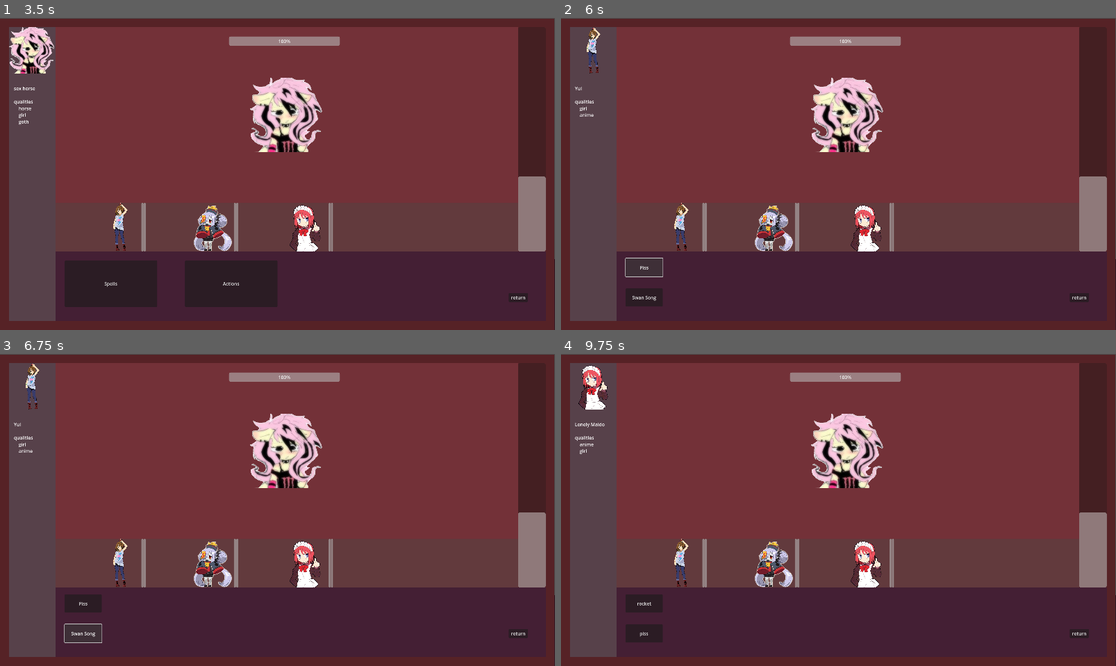
Above: before the commit, frames 1-4 (two rows, left to right).
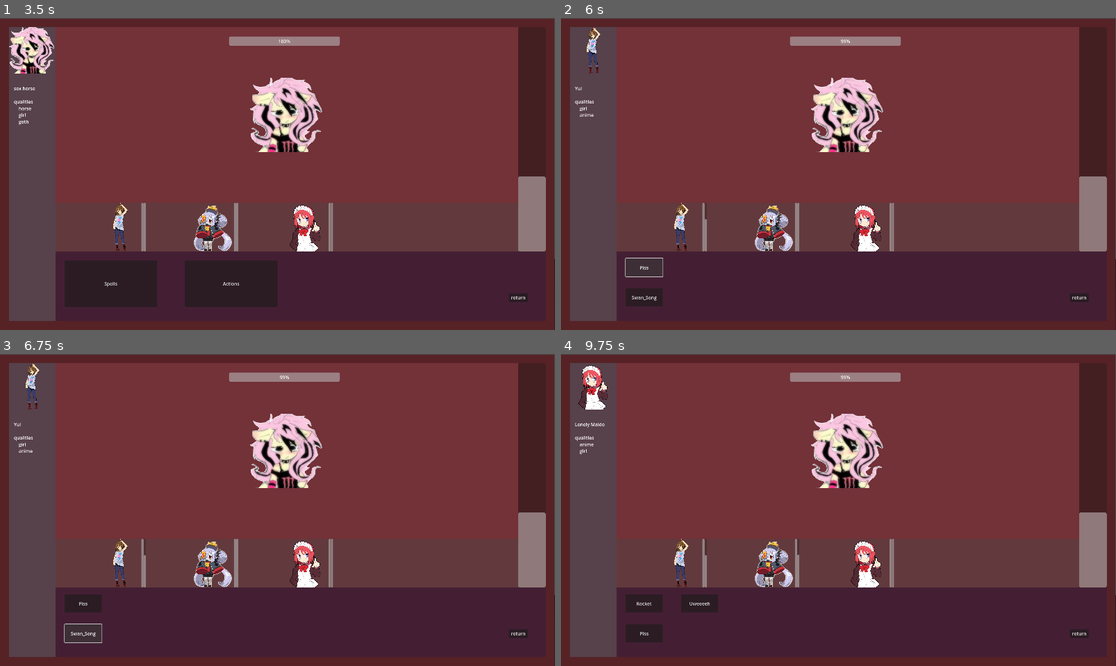
Above: after the commit, the same moments.

Repository: imo-code/Xult
Game: Godot game, scene res://tscn/controller.tscn
Same seed, same stepped clock (60 frames per second), same inputs: the game is played once before the commit and once after it.
Inputs (mouse positions are in pixels of both pictures, inside the frame that each line leads up to):
- Up to frame 1 (3.5 s): click "goto battle" at 0.5 s; click "goto dungeon" at 1.25 s; click "check party" at 2 s; tap Enter at 2.75 s; hold Up (ui_up) from 2.78 s (still down)
- Up to frame 2 (6 s): release Up (ui_up) at 3.5 s; click "Spells" at 3.5 s; click (849, 114) at 4.25 s; click (683, 227) at 5 s; click "Piss" at 5.75 s
- Up to frame 3 (6.75 s): click "Swan Song" (after the commit: "Swan_Song") at 6.5 s
- Up to frame 4 (9.75 s): click (771, 563) at 7.25 s; click "vomit" (after the commit: "Piss") at 8 s; click "piss" (after the commit: "Vomit") at 8.75 s; click (866, 563) at 9.5 s

Frame 1 is identical in both runs. In frame 2, less than 0.1% of the frame differs, in the area x 12-53%, y 6-91%; in frame 3, less than 0.1%; in frame 4, 0.5%, in the area x 13-62%, y 6-91%.

Commit message:
b11 : make spells work

Diff:
--- /dev/null
+++ b/Global.gd
@@ -0,0 +1,13 @@
+extends Node
+
+
+enum Spell_Enum {
+	Piss = 0,
+	Vore = 1,
+	Fard = 2,
+	Uweeeeh = 3,
+	Rocket = 4,
+	Vomit = 5,
+	Swan_Song = 6,
+
+}
--- /dev/null
+++ b/Spells.gd
@@ -0,0 +1,27 @@
+extends Node
+class_name Spells
+
+
+
+static func cast_spell(my_party : Party, enemy_party : Party, caster : Unit, target : Unit,
+						spell : Global.Spell_Enum):
+
+	match spell:
+		Global.Spell_Enum.Piss:
+			if (caster.manah <= 0):
+				return
+			print(caster.title + " is pissing on " + target.title + "\n")
+			caster.manah = caster.manah * 2 / 3
+			print("   " + caster.title + " has " + str(caster.manah) + "/" + str(caster.max_manah) + " mnha")
+			target.c_hp -= 1
+			print("   " + target.title + " has " + str(target.c_hp) + "/" + str(target.max_hp) + " hp")
+		Global.Spell_Enum.Rocket:
+			if (caster.c_hp <= 0):
+				return
+			print(caster.title + " launches a rocket at " + target.title + "\n")
+			caster.c_hp -= 100
+			print("   " + caster.title + " has " + str(caster.c_hp) + "/" + str(caster.max_hp) + " hp")
+			target.c_hp -= 100
+			print("   " + target.title + " has " + str(target.c_hp) + "/" + str(target.max_hp) + " hp")
+		_:
+			print("spell not found")
--- a/project.godot
+++ b/project.godot
@@ -15,6 +15,10 @@
 config/features=PackedStringArray("4.0", "Forward Plus")
 config/icon="res://icon.svg"
 
+[autoload]
+
+Global="*res://Global.gd"
+
 [display]
 
 window/size/viewport_width=1920
--- /dev/null
+++ b/resources/Units.d/flutter.tres
@@ -0,0 +1,17 @@
+[gd_resource type="Resource" script_class="Unit" load_steps=3 format=3 uid="uid://dwjpadobehv4d"]
+
+[ext_resource type="Script" path="res://resources/unit.gd" id="1_j4ahc"]
+[ext_resource type="Texture2D" uid="uid://o4gk6tvol2vy" path="res://art/flutter.png" id="6_8ow3d"]
+
+[resource]
+script = ExtResource("1_j4ahc")
+title = "sex horse"
+max_hp = 999
+c_hp = 999
+max_manah = 999
+manah = 999
+is_mine = false
+tags = ["horse", "girl", "goth"]
+spells = [0, 5, 1, 3]
+actions = ["attack", "defend"]
+tex = ExtResource("6_8ow3d")
--- /dev/null
+++ b/resources/Units.d/histui.tres
@@ -0,0 +1,17 @@
+[gd_resource type="Resource" script_class="Unit" load_steps=3 format=3 uid="uid://crd7svkfnkg72"]
+
+[ext_resource type="Script" path="res://resources/unit.gd" id="1_pegfe"]
+[ext_resource type="Texture2D" uid="uid://2p6muvwkar1i" path="res://art/hitsui.png" id="4_7abdx"]
+
+[resource]
+script = ExtResource("1_pegfe")
+title = "Lonely Maido"
+max_hp = 700
+c_hp = 700
+max_manah = 10
+manah = 10
+is_mine = true
+tags = ["anime", "girl"]
+spells = [4, 0, 3]
+actions = ["chair"]
+tex = ExtResource("4_7abdx")
--- /dev/null
+++ b/resources/Units.d/undead.tres
@@ -0,0 +1,17 @@
+[gd_resource type="Resource" script_class="Unit" load_steps=3 format=3 uid="uid://1i0knfpuxewb"]
+
+[ext_resource type="Script" path="res://resources/unit.gd" id="1_8ab43"]
+[ext_resource type="Texture2D" uid="uid://dlakg8icdjojg" path="res://art/zomb.png" id="4_ayi65"]
+
+[resource]
+script = ExtResource("1_8ab43")
+title = "Undead"
+max_hp = 1
+c_hp = 1
+max_manah = 999
+manah = 999
+is_mine = true
+tags = ["undead", "anime", "girl"]
+spells = [0, 5]
+actions = ["bite"]
+tex = ExtResource("4_ayi65")
--- /dev/null
+++ b/resources/Units.d/yui.tres
@@ -0,0 +1,17 @@
+[gd_resource type="Resource" script_class="Unit" load_steps=3 format=3 uid="uid://6hjuqepvfqlj"]
+
+[ext_resource type="Script" path="res://resources/unit.gd" id="1_7dwe8"]
+[ext_resource type="Texture2D" uid="uid://dgrscsfpc81bw" path="res://art/yui.png" id="4_28lt3"]
+
+[resource]
+script = ExtResource("1_7dwe8")
+title = "Yui"
+max_hp = 100
+c_hp = 100
+max_manah = 100
+manah = 100
+is_mine = true
+tags = ["girl", "anime"]
+spells = [0, 6]
+actions = ["stomp"]
+tex = ExtResource("4_28lt3")
--- a/resources/Units/flutter.tres
+++ /dev/null
@@ -1,17 +0,0 @@
-[gd_resource type="Resource" script_class="Unit" load_steps=3 format=3 uid="uid://dwjpadobehv4d"]
-
-[ext_resource type="Script" path="res://resources/unit.gd" id="1_w8kk7"]
-[ext_resource type="Texture2D" uid="uid://o4gk6tvol2vy" path="res://art/flutter.png" id="2_wuh5q"]
-
-[resource]
-script = ExtResource("1_w8kk7")
-title = "sex horse"
-max_hp = 999
-c_hp = 999
-max_manah = 999
-manah = 999
-is_mine = false
-tags = ["horse", "girl", "goth"]
-spells = ["piss", "vore", "fard", "uweeeeh"]
-actions = ["attack", "defend"]
-tex = ExtResource("2_wuh5q")
--- a/resources/Units/histui.tres
+++ /dev/null
@@ -1,17 +0,0 @@
-[gd_resource type="Resource" script_class="Unit" load_steps=3 format=3 uid="uid://crd7svkfnkg72"]
-
-[ext_resource type="Script" path="res://resources/unit.gd" id="1_mlxdt"]
-[ext_resource type="Texture2D" uid="uid://2p6muvwkar1i" path="res://art/hitsui.png" id="2_vw8qa"]
-
-[resource]
-script = ExtResource("1_mlxdt")
-title = "Lonely Maido"
-max_hp = 700
-c_hp = 700
-max_manah = 0
-manah = 10
-is_mine = true
-tags = ["anime", "girl"]
-spells = ["rocket", "piss"]
-actions = ["chair"]
-tex = ExtResource("2_vw8qa")
--- a/resources/Units/undead.tres
+++ /dev/null
@@ -1,17 +0,0 @@
-[gd_resource type="Resource" script_class="Unit" load_steps=3 format=3 uid="uid://1i0knfpuxewb"]
-
-[ext_resource type="Script" path="res://resources/unit.gd" id="1_s1jy1"]
-[ext_resource type="Texture2D" uid="uid://dlakg8icdjojg" path="res://art/zomb.png" id="2_3qnyg"]
-
-[resource]
-script = ExtResource("1_s1jy1")
-title = "Undead"
-max_hp = 1
-c_hp = 1
-max_manah = 0
-manah = 999
-is_mine = true
-tags = ["undead", "anime", "girl"]
-spells = ["vomit", "piss"]
-actions = ["bite"]
-tex = ExtResource("2_3qnyg")
--- a/resources/Units/yui.tres
+++ /dev/null
@@ -1,17 +0,0 @@
-[gd_resource type="Resource" script_class="Unit" load_steps=3 format=3 uid="uid://6hjuqepvfqlj"]
-
-[ext_resource type="Script" path="res://resources/unit.gd" id="1_x4fsx"]
-[ext_resource type="Texture2D" uid="uid://dgrscsfpc81bw" path="res://art/yui.png" id="2_lx45i"]
-
-[resource]
-script = ExtResource("1_x4fsx")
-title = "Yui"
-max_hp = 100
-c_hp = 100
-max_manah = 0
-manah = 100
-is_mine = true
-tags = ["girl", "anime"]
-spells = ["Piss", "Swan Song"]
-actions = ["stomp"]
-tex = ExtResource("2_lx45i")
--- a/resources/enemies_example.tres
+++ b/resources/enemies_example.tres
@@ -1,7 +1,7 @@
-[gd_resource type="Resource" script_class="Party" load_steps=3 format=3 uid="uid://bud7wpeidqxkl"]
+[gd_resource type="Resource" script_class="Party" load_steps=3 format=3]
 
 [ext_resource type="Script" path="res://resources/party.gd" id="1_1hg3u"]
-[ext_resource type="Resource" uid="uid://dwjpadobehv4d" path="res://resources/Units/flutter.tres" id="1_02ltb"]
+[ext_resource type="Resource" uid="uid://dwjpadobehv4d" path="res://resources/Units.d/flutter.tres" id="1_02ltb"]
 
 [resource]
 script = ExtResource("1_1hg3u")
--- a/resources/my_party.tres
+++ b/resources/my_party.tres
@@ -1,8 +1,8 @@
-[gd_resource type="Resource" script_class="Party" load_steps=5 format=3 uid="uid://0jvk31054rdt"]
+[gd_resource type="Resource" script_class="Party" load_steps=5 format=3]
 
-[ext_resource type="Resource" uid="uid://crd7svkfnkg72" path="res://resources/Units/histui.tres" id="1_jojn0"]
-[ext_resource type="Resource" uid="uid://1i0knfpuxewb" path="res://resources/Units/undead.tres" id="2_vogm5"]
-[ext_resource type="Resource" uid="uid://6hjuqepvfqlj" path="res://resources/Units/yui.tres" id="3_0js8j"]
+[ext_resource type="Resource" uid="uid://crd7svkfnkg72" path="res://resources/Units.d/histui.tres" id="1_jojn0"]
+[ext_resource type="Resource" uid="uid://1i0knfpuxewb" path="res://resources/Units.d/undead.tres" id="2_vogm5"]
+[ext_resource type="Resource" uid="uid://6hjuqepvfqlj" path="res://resources/Units.d/yui.tres" id="3_0js8j"]
 [ext_resource type="Script" path="res://resources/party.gd" id="4_opse7"]
 
 [resource]
--- a/resources/unit.gd
+++ b/resources/unit.gd
@@ -7,8 +7,8 @@
 @export var max_manah : int
 @export var manah:  int
 @export var is_mine: bool
-@export var tags: 	Array
-@export var spells: Array
+@export var tags: Array
+@export var spells: Array #array of spell_enum (ints)
 @export var actions: Array
 @export var tex : CompressedTexture2D
 
--- a/tscn/battle.gd
+++ b/tscn/battle.gd
@@ -43,74 +43,27 @@
 	var psc_mid = get_node("BG_ColorRect/Player_ColorRect/PlayerSpriteContainer/MidPartyTex")
 	var psc_right = get_node("BG_ColorRect/Player_ColorRect/PlayerSpriteContainer/RightPartyTex")
 	var psc_enemy_mid = get_node("BG_ColorRect/Enemy_ColorRect/EnemySpriteContainer/EnemyTextureButton")
-
 	#declaring bars
-	var pbHPL = get_node("BG_ColorRect/Player_ColorRect/LeftProgressBarHP")
-	var pbREL = get_node("BG_ColorRect/Player_ColorRect/LeftProgressBarRes")
-	var pbHPM = get_node("BG_ColorRect/Player_ColorRect/MidProgressBarHP")
-	var pbREM = get_node("BG_ColorRect/Player_ColorRect/MidProgressBarRes")
-	var pbHPR = get_node("BG_ColorRect/Player_ColorRect/RightProgressBarHP")
-	var pbRER = get_node("BG_ColorRect/Player_ColorRect/RightProgressBarRes")
-
 	var pbHeat = get_node("BG_ColorRect/Info_ColorRect/ProgressBarHeat")
-	var pbHPenemyMid = get_node("BG_ColorRect/Enemy_ColorRect/ProgressBarEnemyHPmid")
+
 	#declaring unit stats
 	var itex = get_node("BG_ColorRect/Info_ColorRect/InfoTextureRect")
 	var ilab = get_node("BG_ColorRect/Info_ColorRect/InfoRichTextLabel")
 
-	var t = ""
 	ilab.text = ""
-
 	pbHeat.visible = true
 	pbHeat.value = 33
-
 	#enemy party
 	psc_enemy_mid.texture_normal = enemy_party.mid.tex
-	pbHPenemyMid.max_value = enemy_party.mid.max_hp
-	pbHPenemyMid.value = enemy_party.mid.max_hp
 	select_unit(enemy_party.mid)
-
 	#my party
 	if(my_party.left):
 		psc_left.texture_normal=my_party.left.tex
-#		t += my_party.left.title + "\n\t" + str(my_party.left.c_hp) + "/" + str(my_party.left.max_hp)
-#		t += "\n\t" + str(my_party.left.tags)
-#		t += "\n\n"
-		pbHPL.visible = true
-		pbHPL.max_value = my_party.left.max_hp
-		pbHPL.value = my_party.left.c_hp
-		pbREL.visible = true
-		pbREL.max_value = my_party.left.max_manah
-		pbREL.value = my_party.left.manah
-#		selected_unit = my_party.left
-
 	if(my_party.mid):
 		psc_mid.texture_normal=my_party.mid.tex
-#		t += my_party.mid.title + "\n\t" + str(my_party.mid.c_hp) + "/" + str(my_party.mid.max_hp)
-#		t += "\n\t" + str(my_party.mid.tags)
-#		t += "\n\n"
-		pbHPM.visible = true
-		pbHPM.max_value = my_party.mid.max_hp
-		pbHPM.value = my_party.mid.c_hp
-		pbREM.visible = true
-		pbREM.max_value = my_party.mid.max_manah
-		pbREM.value = my_party.mid.manah
-#		if(!my_party.left):
-#			selected_unit = my_party.mid
-
 	if(my_party.right):
 		psc_right.texture_normal=my_party.right.tex
-#		t += my_party.right.title + "\n\t" + str(my_party.right.c_hp) + "/" + str(my_party.right.max_hp)
-#		t += "\n\t" + str(my_party.right.tags)
-		pbHPR.visible = true
-		pbHPR.max_value = my_party.right.max_hp
-		pbHPR.value = my_party.right.c_hp
-		pbRER.visible = true
-		pbRER.max_value = my_party.right.max_manah
-		pbRER.value = my_party.right.manah
-#		if(!my_party.left and !my_party.mid):
-#			selected_unit = my_party.right
-#	ilab.text = t
+	update_bars()
 
 func set_buttons(setup:MenuPage):
 	menu_page = setup
@@ -149,14 +102,16 @@
 	var i =0
 	var list = u.spells
 	if(menu_page == MenuPage.ACTIONS):
-		list = u.actions
+		#list = u.actions
+		#TODO make actions work like spells, but disable the unit for the turn
+		pass
 	for s in list:
 		if(menu_page == MenuPage.SPELLS or menu_page == MenuPage.ACTIONS):
 			sb[i].visible = true
 			sb[i].disabled = false
 			if(!u.is_mine):
 				sb[i].disabled = true
-		sb[i].text = s
+		sb[i].text = Global.Spell_Enum.keys()[s]
 		i += 1
 	while(i < sb.size()):
 		sb[i].visible = false
@@ -174,6 +129,41 @@
 	infolabel.text = text
 	load_spells(selected_unit)
 
+func update_bars():
+	#declaring bars
+	var pbHPL = get_node("BG_ColorRect/Player_ColorRect/LeftProgressBarHP")
+	var pbREL = get_node("BG_ColorRect/Player_ColorRect/LeftProgressBarRes")
+	var pbHPM = get_node("BG_ColorRect/Player_ColorRect/MidProgressBarHP")
+	var pbREM = get_node("BG_ColorRect/Player_ColorRect/MidProgressBarRes")
+	var pbHPR = get_node("BG_ColorRect/Player_ColorRect/RightProgressBarHP")
+	var pbRER = get_node("BG_ColorRect/Player_ColorRect/RightProgressBarRes")
+	var pbHPenemyMid = get_node("BG_ColorRect/Enemy_ColorRect/ProgressBarEnemyHPmid")
+
+	pbHPenemyMid.max_value = enemy_party.mid.max_hp
+	pbHPenemyMid.value = enemy_party.mid.c_hp
+
+	if(my_party.left):
+		pbHPL.visible = true
+		pbHPL.max_value = my_party.left.max_hp
+		pbHPL.value = my_party.left.c_hp
+		pbREL.visible = true
+		pbREL.max_value = my_party.left.max_manah
+		pbREL.value = my_party.left.manah
+	if(my_party.mid):
+		pbHPM.visible = true
+		pbHPM.max_value = my_party.mid.max_hp
+		pbHPM.value = my_party.mid.c_hp
+		pbREM.visible = true
+		pbREM.max_value = my_party.mid.max_manah
+		pbREM.value = my_party.mid.manah
+	if(my_party.right):
+		pbHPR.visible = true
+		pbHPR.max_value = my_party.right.max_hp
+		pbHPR.value = my_party.right.c_hp
+		pbRER.visible = true
+		pbRER.max_value = my_party.right.max_manah
+		pbRER.value = my_party.right.manah
+
 func _on_select_spells_button_pressed():
 	set_buttons(MenuPage.SPELLS)
 	load_spells(selected_unit)
@@ -209,3 +199,29 @@
 #	var itr = get_node("BG_ColorRect/Info_ColorRect/InfoTextureRect")
 	select_unit(enemy_party.mid)
 	pass # Replace with function body.
+
+
+func _on_spell_button_1_pressed():
+	if(menu_page == MenuPage.SPELLS):
+		var my_spell = selected_unit.spells[0] #t: Spell_Enum
+		Spells.cast_spell(my_party,enemy_party,selected_unit,enemy_party.mid,my_spell) #TODO : change 4th arg to target
+	update_bars()
+
+
+func _on_spell_button_2_pressed():
+	if(menu_page == MenuPage.SPELLS):
+		var my_spell = selected_unit.spells[1] #t: Spell_Enum
+		Spells.cast_spell(my_party,enemy_party,selected_unit,enemy_party.mid,my_spell) #TODO : change 4th arg to target
+	update_bars()
+
+func _on_spell_button_3_pressed():
+	if(menu_page == MenuPage.SPELLS):
+		var my_spell = selected_unit.spells[2]#t: Spell_Enum
+		Spells.cast_spell(my_party,enemy_party,selected_unit,enemy_party.mid,my_spell) #TODO : change 4th arg to target
+	update_bars()
+
+func _on_spell_button_4_pressed():
+	if(menu_page == MenuPage.SPELLS):
+		var my_spell = selected_unit.spells[3] #t: Spell_Enum
+		Spells.cast_spell(my_party,enemy_party,selected_unit,enemy_party.mid,my_spell) #TODO : change 4th arg to target
+	update_bars()
--- a/tscn/battle.tscn
+++ b/tscn/battle.tscn
@@ -1,7 +1,7 @@
 [gd_scene load_steps=4 format=3 uid="uid://bcuvj1ybm0o21"]
 
 [ext_resource type="Script" path="res://tscn/battle.gd" id="1_we0oy"]
-[ext_resource type="Texture2D" uid="uid://d3iq03r2ggdpw" path="res://art/berry.png" id="3_toln2"]
+[ext_resource type="Texture2D" uid="uid://dehjoivfarl22" path="res://art/voodoo.png" id="2_rfq5d"]
 
 [sub_resource type="Theme" id="Theme_kcl3g"]
 
@@ -31,7 +31,7 @@
 layout_mode = 2
 offset_right = 160.0
 offset_bottom = 160.0
-texture = ExtResource("3_toln2")
+texture = ExtResource("2_rfq5d")
 expand_mode = 3
 stretch_mode = 5
 
@@ -96,8 +96,8 @@
 
 [node name="EnemyTextureButton" type="TextureButton" parent="BG_ColorRect/Enemy_ColorRect/EnemySpriteContainer"]
 layout_mode = 2
-texture_normal = ExtResource("3_toln2")
-texture_pressed = ExtResource("3_toln2")
+texture_normal = ExtResource("2_rfq5d")
+texture_pressed = ExtResource("2_rfq5d")
 stretch_mode = 5
 
 [node name="ProgressBarEnemyHPmid" type="ProgressBar" parent="BG_ColorRect/Enemy_ColorRect"]
@@ -128,8 +128,8 @@
 offset_top = 640.0
 offset_right = 512.0
 offset_bottom = 808.0
-texture_normal = ExtResource("3_toln2")
-texture_pressed = ExtResource("3_toln2")
+texture_normal = ExtResource("2_rfq5d")
+texture_pressed = ExtResource("2_rfq5d")
 ignore_texture_size = true
 stretch_mode = 5
 
@@ -145,8 +145,8 @@
 offset_top = 648.0
 offset_right = 832.0
 offset_bottom = 808.0
-texture_normal = ExtResource("3_toln2")
-texture_pressed = ExtResource("3_toln2")
+texture_normal = ExtResource("2_rfq5d")
+texture_pressed = ExtResource("2_rfq5d")
 ignore_texture_size = true
 stretch_mode = 5
 
@@ -163,8 +163,8 @@
 offset_right = 1152.0
 offset_bottom = 808.0
 action_mode = 0
-texture_normal = ExtResource("3_toln2")
-texture_pressed = ExtResource("3_toln2")
+texture_normal = ExtResource("2_rfq5d")
+texture_pressed = ExtResource("2_rfq5d")
 ignore_texture_size = true
 stretch_mode = 5
 
@@ -328,5 +328,9 @@
 [connection signal="pressed" from="BG_ColorRect/Player_ColorRect/PlayerSpriteContainer/MidPartyTex" to="." method="_on_mid_party_tex_pressed"]
 [connection signal="pressed" from="BG_ColorRect/Player_ColorRect/PlayerSpriteContainer/RightPartyTex" to="." method="_on_right_party_tex_pressed"]
 [connection signal="pressed" from="BG_ColorRect/Menu_ColorRect/Menu_MenuBar/Button_return" to="." method="_on_button_return_pressed"]
+[connection signal="pressed" from="BG_ColorRect/Menu_ColorRect/Menu_MenuBar/spellButton1" to="." method="_on_spell_button_1_pressed"]
+[connection signal="pressed" from="BG_ColorRect/Menu_ColorRect/Menu_MenuBar/spellButton2" to="." method="_on_spell_button_2_pressed"]
+[connection signal="pressed" from="BG_ColorRect/Menu_ColorRect/Menu_MenuBar/spellButton3" to="." method="_on_spell_button_3_pressed"]
+[connection signal="pressed" from="BG_ColorRect/Menu_ColorRect/Menu_MenuBar/spellButton4" to="." method="_on_spell_button_4_pressed"]
 [connection signal="pressed" from="BG_ColorRect/Menu_ColorRect/Menu_MenuBar/SelectSpellsButton" to="." method="_on_select_spells_button_pressed"]
 [connection signal="pressed" from="BG_ColorRect/Menu_ColorRect/Menu_MenuBar/SelectActionsButton" to="." method="_on_select_actions_button_pressed"]
Binary file added: art/voodoo.png
Not shown, added: art/voodoo.png.import
